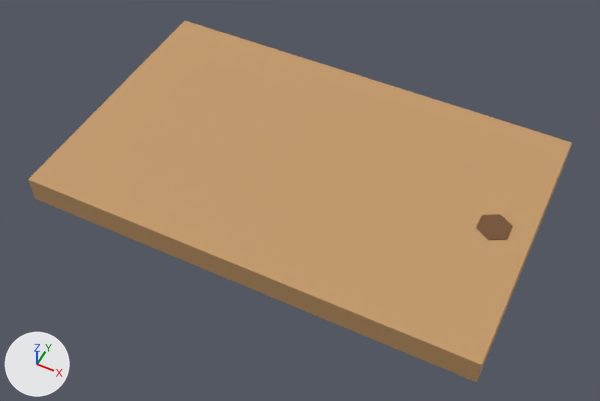
The glTF model assets/kitchen/tools/CuttingBoard.glb: old version first, new version second.
Camera for both pictures: a 50 mm lens placed at (0.177, -0.363, 0.43), pointed at (0.004, -0.016, -0.003). The lights are fixed; the arrows at lower left show +X, +Y and +Z. The picture after the commit comes second. Vertices at exactly the same position are counted once.

The first picture shows 'CuttingBoard'.
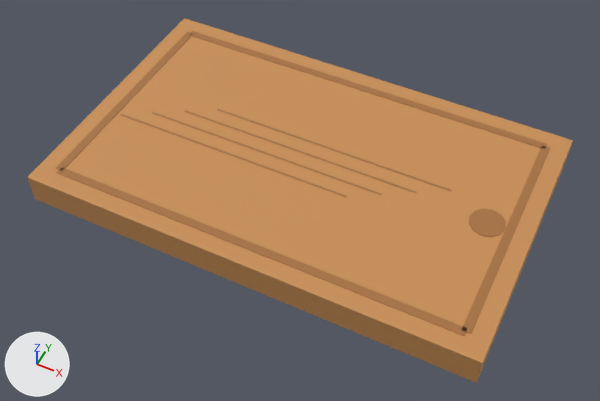
Edits to the bpy script that builds the scene:
```text
Add mat_lp_boardwood:
    mat_lp_boardwood = principled_material('LP_BoardWood')
    mat_lp_boardwood.base_color = (0.578, 0.275, 0.0908)  # orange #c88f55
    mat_lp_boardwood.roughness = 0.7
Add mat_lp_boardgroove:
    mat_lp_boardgroove = principled_material('LP_BoardGroove')
    mat_lp_boardgroove.base_color = (0.392, 0.168, 0.0497)  # brown #a8723f
    mat_lp_boardgroove.roughness = 0.75
Change me_cuttingboard:
    used by ob_cuttingboard; location = (0.0, 0.0, 0.01)
    remove me_cuttingboard.from_pydata(...)  # 128 vertices, 248 faces; spans x -0.16..0.16, y -0.1..0.1, z -0.01..0.011
    remove me_cuttingboard.materials.append(mat_lp_wood)  # orange #c49969
    remove me_cuttingboard.materials.append(mat_lp_darkwood)  # brown #765030
    add me_cuttingboard.from_pydata(...)  # 592 vertices, 1144 faces; spans x -0.16..0.16, y -0.1..0.1, z 0.0..0.022
    me_cuttingboard part 1: the loose piece of 56 vertices spanning x -0.16..0.16, y -0.1..0.1, z -0.01..0.01 is scaled about its middle by (1, 1, 1.12), then moved by (0.0, 0.0, 0.011), in mat_lp_boardwood (orange #c88f55)
    me_cuttingboard part 2: the loose piece of 56 vertices spanning x -0.16..0.16, y -0.1..0.1, z -0.01..0.01 is copied, and the copy is scaled about its middle by (0.907, 0.0292, 0.017), then moved by (0.0, 0.085, 0.022), in mat_lp_boardgroove (brown #a8723f); it spans x -0.145..0.145, y 0.082..0.088, z 0.022
    me_cuttingboard part 3: the loose piece of 56 vertices spanning x -0.16..0.16, y -0.1..0.1, z -0.01..0.01 is copied, and the copy is scaled about its middle by (0.0182, 0.852, 0.017), then moved by (0.145, 0.0, 0.022), in mat_lp_boardgroove (brown #a8723f); it spans x 0.142..0.148, y -0.085..0.085, z 0.022
    me_cuttingboard part 4: the loose piece of 56 vertices spanning x -0.16..0.16, y -0.1..0.1, z -0.01..0.01 is copied, and the copy is scaled about its middle by (0.907, 0.0292, 0.017), then moved by (0.0, -0.085, 0.022), in mat_lp_boardgroove (brown #a8723f); it spans x -0.145..0.145, y -0.088..-0.082, z 0.022
    me_cuttingboard part 5: the loose piece of 56 vertices spanning x -0.16..0.16, y -0.1..0.1, z -0.01..0.01 is copied, and the copy is scaled about its middle by (0.0182, 0.852, 0.017), then moved by (-0.145, 0.0, 0.022), in mat_lp_boardgroove (brown #a8723f); it spans x -0.148..-0.142, y -0.085..0.085, z 0.022
    me_cuttingboard part 6: a new loose piece of 120 vertices spanning x 0.118..0.142, y -0.012..0.012, z 0.022, in mat_lp_boardgroove (brown #a8723f)
    me_cuttingboard part 7: a new loose piece of 48 vertices spanning x -0.14..0.04, y -0.021..-0.019, z 0.022, in mat_lp_boardgroove (brown #a8723f)
    me_cuttingboard part 8: a new loose piece of 48 vertices spanning x -0.12..0.06, y -0.009..-0.007, z 0.022, in mat_lp_boardgroove (brown #a8723f)
    me_cuttingboard part 9: a new loose piece of 48 vertices spanning x -0.1..0.08, y 0.003..0.005, z 0.022, in mat_lp_boardgroove (brown #a8723f)
    me_cuttingboard part 10: a new loose piece of 48 vertices spanning x -0.08..0.1, y 0.015..0.017, z 0.022, in mat_lp_boardgroove (brown #a8723f)
    me_cuttingboard part 11: the loose piece of 72 vertices spanning x 0.125..0.145, y -0.012..0.012, z 0.01..0.011 is deleted
    add me_cuttingboard.materials.append(mat_lp_boardwood)  # orange #c88f55
    add me_cuttingboard.materials.append(mat_lp_boardgroove)  # brown #a8723f
Change ob_cuttingboard:
    ob_cuttingboard.location: (0.0, 0.0, 0.01) -> (0.0, 0.0, 0.0)
```

Where the change shows, as pixel boxes [x1, y1, x2, y2] in the pictures (600 x 401 px; the box of a moved part takes in the faces that stretch with it):
'CuttingBoard', reshaped, moved: before [28, 21, 572, 382]; after [27, 18, 573, 383]
part 1 of me_cuttingboard, moved or reshaped: before [28, 21, 572, 382]; after [27, 18, 573, 383]
part 2 of me_cuttingboard, added: after [189, 31, 547, 149]
part 3 of me_cuttingboard, added: after [463, 147, 550, 334]
part 4 of me_cuttingboard, added: after [56, 167, 467, 336]
part 5 of me_cuttingboard, added: after [55, 32, 192, 170]
part 6 of me_cuttingboard, added (brown): after [469, 208, 506, 237]
part 7 of me_cuttingboard, added: after [120, 114, 347, 197]
part 8 of me_cuttingboard, added: after [152, 112, 382, 195]
part 9 of me_cuttingboard, added: after [184, 110, 417, 193]
part 10 of me_cuttingboard, added: after [217, 109, 452, 191]
part 11 of me_cuttingboard, deleted (brown): before [476, 214, 513, 240]
